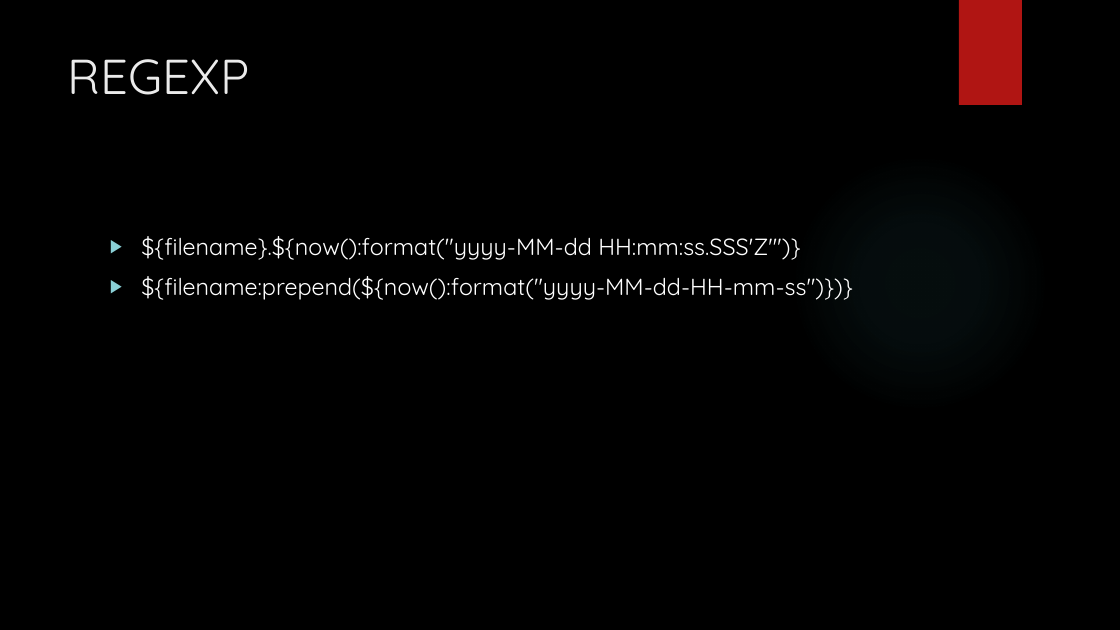
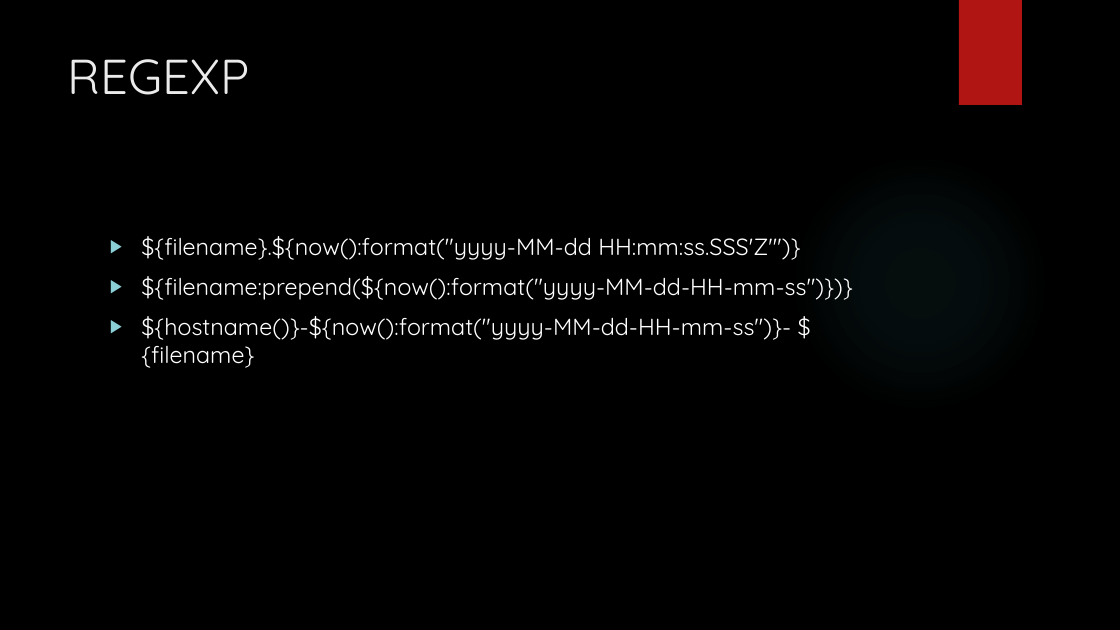
Before and after one commit to karthick1808/apachenifi, a slide deck: slide 15 of Apache Nifi.pptx. Drawn at 1120x630 pixels with LibreOffice and Linux fonts; fonts in the diff are those of the drawing; background and template pictures are left out. Boxes give left, top, right and bottom in pixels: in the first picture for what was removed or moved away, otherwise in the second. Text is boxed around its words. In the diff, an @@ line names an element or a change of style, - is before the commit and + after.

```diff
--- a/Apache Nifi.pptx
+++ b/Apache Nifi.pptx
@@ text at (x1=141, y1=316, x2=791, y2=368): paragraph added @@
+▶ ${hostname()}-${now():format("yyyy-MM-dd-HH-mm-ss")}- ${filename}
```
Also in this commit, not shown: 11 slides added.
